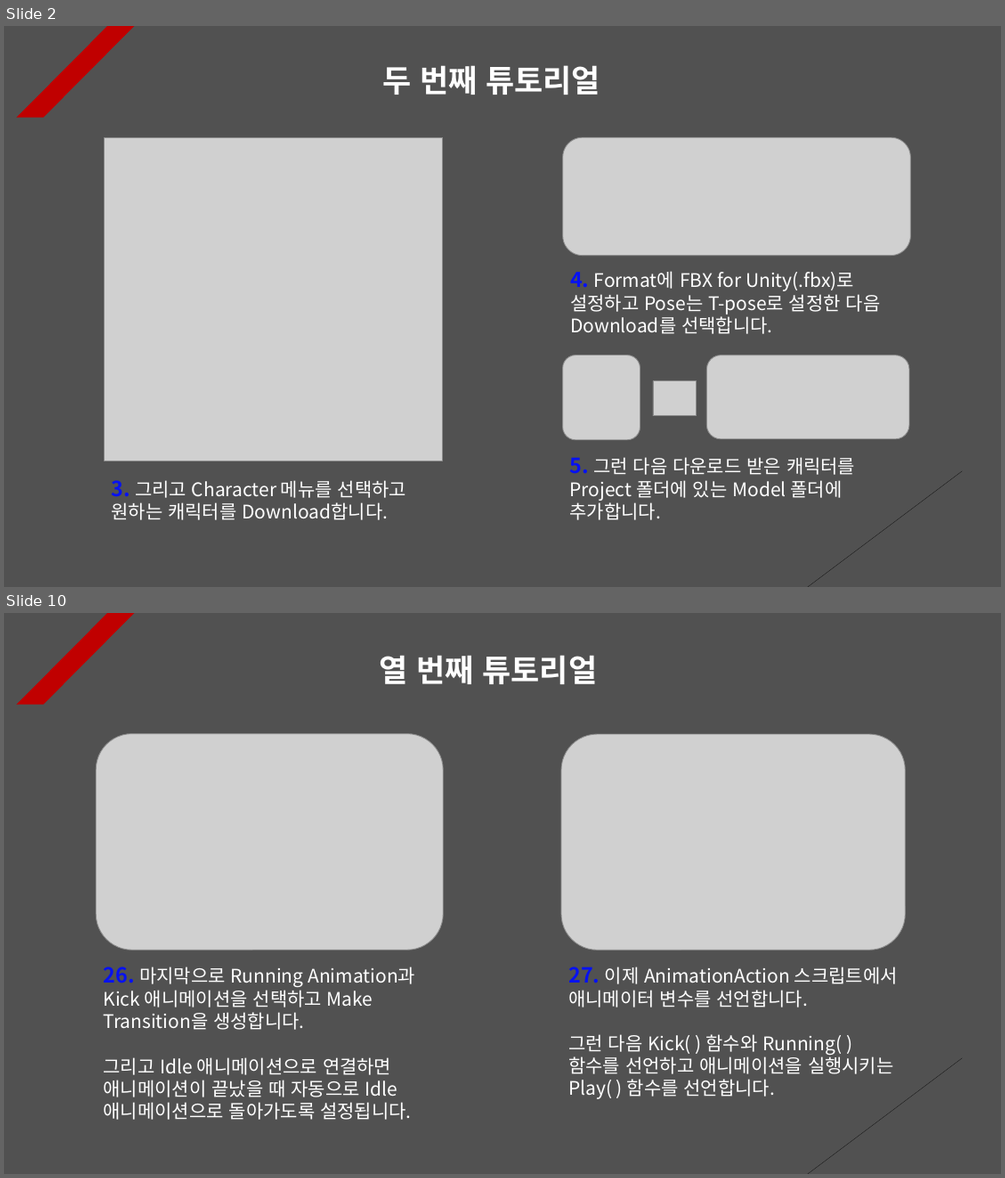
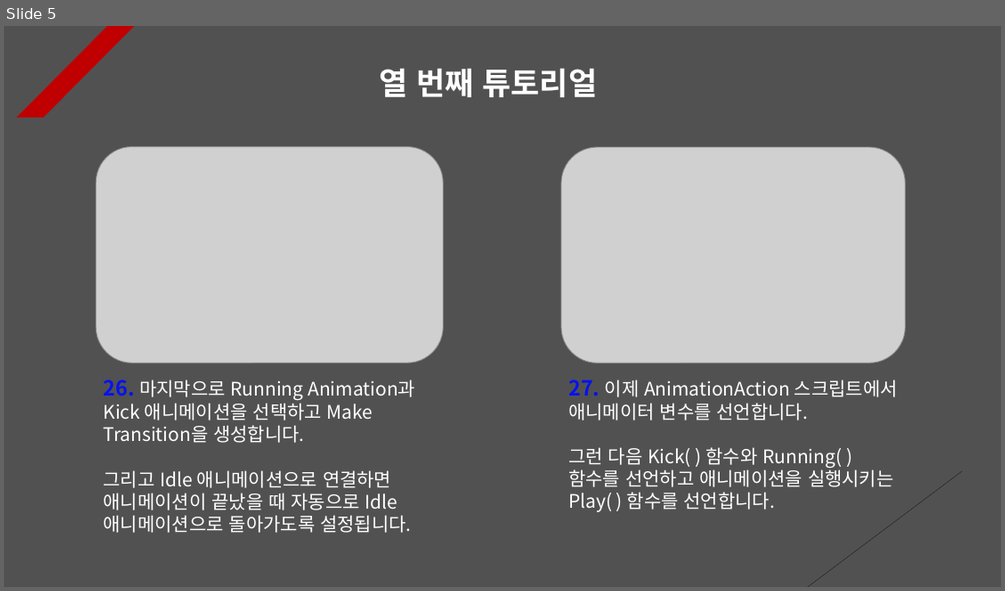
Before and after one commit to Unity2033/3D-UnityEngine, a slide deck: Assets/Animator Controller/PPT Data/Animator Controller Example.pptx. Shown one above the other, each under a label of ours: slides 2 and 10 before the commit, slide 5 after it; the slides between them are not shown. The pictures are 1005x1178 and 1005x591 pixels, drawn with LibreOffice and Linux fonts; fonts in the diff are those of the drawing; grey boxes stand for pictures. Boxes give left, top, right and bottom in pixels: in the first picture for what was removed or moved away, otherwise in the second. Text is boxed around its words. In the diff, an @@ line names an element or a change of style, - is before the commit and + after.

```diff
--- a/Assets/Animator Controller/PPT Data/Animator Controller Example.pptx
+++ b/Assets/Animator Controller/PPT Data/Animator Controller Example.pptx
@@ slide 2 removed at bbox=[4, 26, 1001, 587], background #515151; not listed: 2 template elements that a slide beside it also shows @@
@@ text removed at bbox=[382, 65, 600, 95] @@
-두 번째 튜토리얼
@@ picture removed at bbox=[105, 137, 443, 460] @@
@@ picture removed at bbox=[563, 137, 910, 256] @@
@@ text removed at bbox=[570, 271, 881, 334] @@
-4. Format에 FBX for Unity(.fbx)로 설정하고 Pose는 T-pose로 설정한 다음 Download를 선택합니다.
@@ picture removed at bbox=[563, 355, 639, 440] @@
@@ picture removed at bbox=[707, 355, 909, 439] @@
@@ picture removed at bbox=[653, 381, 696, 417] @@
@@ text removed at bbox=[570, 457, 855, 520] @@
-5. 그런 다음 다운로드 받은 캐릭터를 Project 폴더에 있는 Model 폴더에 추가합니다.
@@ text removed at bbox=[112, 480, 406, 520] @@
-3. 그리고 Character 메뉴를 선택하고 원하는 캐릭터를 Download합니다.
@@ what was slide 10 is now slide 5 @@
```
Also in this commit, not shown: 3 slides changed, 1 slide added, 5 other slides removed, 27 other files.
